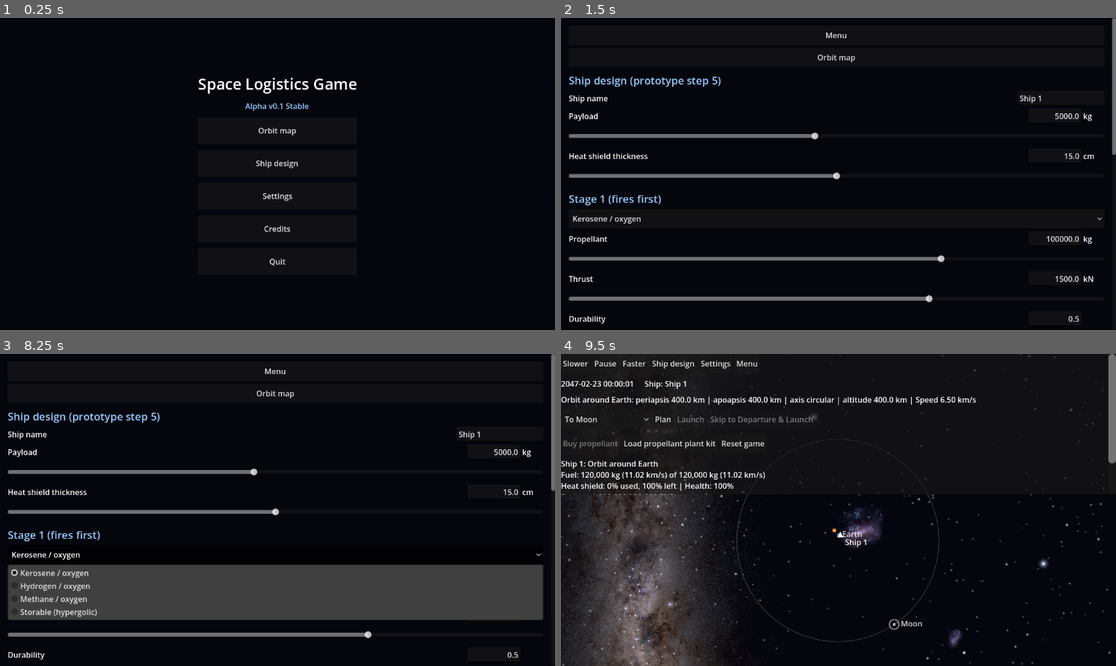
Above: before the commit, frames 1-4 (two rows, left to right).
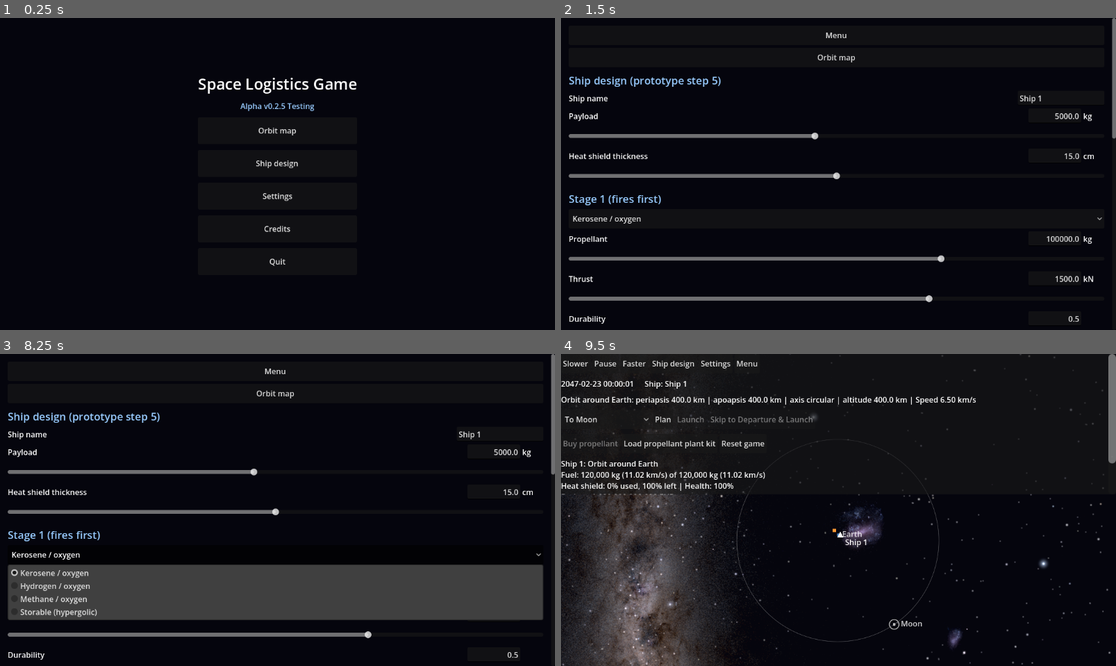
Above: after the commit, the same moments.

Repository: jonmakescars/asteroid-miner
Game: Godot game, scene res://menu.tscn
The game is run twice, just before and just after one commit, with the same random seed, the same clock (stepped at 60 frames per second) and the same inputs.
Inputs:
- Up to frame 1 (0.25 s): no input
- Up to frame 2 (1.5 s): click "Orbit map" at 0.5 s; click "Ship design" at 1.25 s
- Up to frame 3 (8.25 s): click "Menu" at 2 s; click "Ship design" at 2.75 s; click "Orbit map" at 3.5 s; click "Menu" at 4.25 s; click "Orbit map" at 5 s; click "Slower" at 5.75 s; click "Resume" at 6.5 s; click "Ship design" at 7.25 s; click "Kerosene / oxygen" at 8 s
- Up to frame 4 (9.5 s): click "Orbit map" at 8.75 s

The runs differ from the first frame. In frame 1, 0.2% of the frame differs, in the area x 43-57%, y 27-30%; in frame 2, less than 0.1%; in frame 3, less than 0.1%; in frame 4, nothing differs.

Commit message:
Alpha Version 0.2.5 - aerobraking error for higher orbits than moons fix.

Diff:
--- a/scripts/aero_braking.gd
+++ b/scripts/aero_braking.gd
@@ -324,6 +324,14 @@
 	aero["ctx"] = ctx
 	aero["h_min_km"] = float(atmosphere["min_periapsis_altitude_km"])
 	aero["h_max_km"] = interface_altitude_km(atmosphere) - 1.0
+	if float(plan["arrival_energy"]) <= -float(plan["gm_target"]) / (float(plan["rp_t"]) + float(plan["ra_t"])):
+		# B-037: the arrival orbit has less energy than the target orbit (for example from a moon up to a higher orbit round
+		# its planet): aerobraking only takes energy away, so there is nothing for it to do.
+		aero["n"] = 1
+		aero["h_km"] = maxf(find_altitude(ctx, 1, SEARCH_DT), float(aero["h_min_km"]))
+		center_band(aero, float(aero["h_km"]))
+		aero["message"] = "The target orbit has more energy than the orbit the ship arrives on, so aerobraking cannot help here and the capture is propulsive. You can still switch aerobraking on."
+		return
 	var suggestion := suggest(ctx)
 	if suggestion.is_empty():
 		aero["n"] = 1
@@ -331,7 +339,12 @@
 		center_band(aero, float(aero["h_km"]))
 		aero["message"] = "The shield cannot take the heat of aerobraking with the safe margin the planner keeps (%.0f%% of the remaining shield in reserve), so the capture is propulsive. You can still switch aerobraking on." % ((1.0 - HEAT_MARGIN) * 100.0)
 		return
+	var propulsive_dv := float(plan["dv_arrival"])   # (set by _use_propulsive_capture above)
 	apply(plan, true, int(suggestion["n"]), float(suggestion["h_km"]), true)
+	if bool(aero["enabled"]) and str(aero["outcome"]) == "ok" and float(plan["dv_arrival"]) >= propulsive_dv - 1.0e-6:
+		# B-037: suggested only when it is cheaper than the purely propulsive plan.
+		apply(plan, false, int(suggestion["n"]), float(suggestion["h_km"]), true)
+		aero["message"] = "Aerobraking would not save any propellant here, so the capture is propulsive. You can still switch aerobraking on."
 
 
 ## Centres the range of the periapsis slider on altitude h_km.
--- a/scripts/game_state.gd
+++ b/scripts/game_state.gd
@@ -191,6 +191,26 @@
 	while not cargo.is_empty() and cargo_mass_kg() > ship_payload_kg:
 		var type_id: String = cargo.pop_back()
 		budget_eur += float(facility_types[type_id]["kit"]["cost_eur"])
+
+
+## True for a body with a surface to lift off from (everything but the Sun).
+static func has_hard_surface(body_id: String) -> bool:
+	return bodies.has(body_id) and str(bodies[body_id]["type"]) != "star"
+
+
+## Gravity at the surface of a body (m/s2).
+static func surface_gravity_ms2(body_id: String) -> float:
+	return ShipCalc.surface_gravity_ms2(float(bodies[body_id]["gm_km3_s2"]), float(bodies[body_id]["radius_km"]))
+
+
+## Whether the ship can lift off from the surface of a body: its first stage must give a thrust-to-weight ratio of at least
+## ShipCalc.LIFTOFF_MIN_TWR there, at the ship's mass with the propellant it has now. (Nothing in the game departs from a
+## surface yet; the mission planner will use this when it does.)
+static func can_lift_off(body_id: String) -> bool:
+	if not has_hard_surface(body_id):
+		return false
+	var mass := dry_mass_kg() + maxf(ship_fuel_kg, 0.0)
+	return ShipCalc.liftoff_twr(ship_thrust_kn, mass, surface_gravity_ms2(body_id)) >= ShipCalc.LIFTOFF_MIN_TWR
 
 
 ## The mass of the ship without propellant: the empty ship plus the cargo it carries. This is the mass the
@@ -1025,10 +1045,15 @@
 	if leg["kind"] != "transfer":
 		return base
 	var total := base
+	if leg.has("planet_hyp") and frame_id == str(leg["planet_id"]):
+		return _planet_course(leg, jd)   # leaving a moon: in the view of its planet the course is the escape orbit of the planet
 	if str(leg.get("from_body", "")) == frame_id:
 		if leg.has("from_hyp"):
 			var from_hyp: Dictionary = leg["from_hyp"]
-			total = _blend_hyperbola(from_hyp, base, (jd - float(from_hyp["t0"])) * 86400.0)
+			var from_base := base
+			if leg.has("planet_hyp"):
+				from_base = _moon_far_course(leg, jd)   # leaving a moon: the far course is the escape orbit of the planet, seen from the moon
+			total = _blend_hyperbola(from_hyp, from_base, (jd - float(from_hyp["t0"])) * 86400.0)
 		else:
 			total += _faded(leg["from_offset"], base - (leg["from_ref"] as Vector2))
 	if leg.has("anc_offsets") and (leg["anc_offsets"] as Dictionary).has(frame_id):
@@ -1045,9 +1070,81 @@
 		else:
 			total += _faded(leg["to_offset"], base - (leg["to_ref"] as Vector2))
 		if leg.has("to_mirror"):   # B-015: mirrored about the capture axis so that the approach sweeps counter-clockwise
-			var axis := float(leg["to_mirror"])
-			total = (total.rotated(-axis) * Vector2(1.0, -1.0)).rotated(axis)
+			total = _mirrored(leg, total)
 	return total
+
+
+## Leaving a moon for a planet (B-035, B-008): the course round the moon's planet, relative to the planet: the escape
+## hyperbola that passes through the moon's place with the ship's velocity at the moment of the burn, which far away becomes
+## the transfer's own path (it starts at the planet's centre).
+static func _planet_course(leg: Dictionary, jd: float) -> Vector2:
+	var hyp: Dictionary = leg["planet_hyp"]
+	return _blend_hyperbola(hyp, _leg_rel(leg, str(leg["planet_id"]), jd), (jd - float(hyp["t0"])) * 86400.0)
+
+
+## The same course relative to the moon the ship leaves.
+static func _moon_far_course(leg: Dictionary, jd: float) -> Vector2:
+	return _planet_course(leg, jd) - body_rel(str(leg["from_body"]), jd)
+
+
+## A hyperbolic escape orbit round a body (gravity mu) that passes through the point (relative to the body) with the
+## given velocity direction, with the speed at infinity v_inf; the periapsis time is worked out from t_dep (B-030).
+static func _escape_hyperbola(mu: float, point: Vector2, velocity: Vector2, v_inf: float, t_dep: float) -> Dictionary:
+	var radius := point.length()
+	var v_h2 := v_inf * v_inf + 2.0 * mu / radius
+	var cos_gamma := clampf(point.cross(velocity) / maxf(radius * velocity.length(), 1.0e-12), 0.0001, 1.0)
+	var ang_mom := radius * sqrt(v_h2) * cos_gamma
+	var p_semi := ang_mom * ang_mom / mu
+	var e_h := sqrt(1.0 + v_inf * v_inf * ang_mom * ang_mom / (mu * mu))
+	var nu := acos(clampf((p_semi / radius - 1.0) / e_h, -1.0, 1.0))
+	if velocity.dot(point) < 0.0:
+		nu = -nu   # still on the way in: the periapsis is ahead
+	var hyp := _hyperbola(mu, p_semi / (1.0 + e_h), point.angle() - nu, v_inf)
+	var anomaly := acosh(maxf((radius / float(hyp["a"]) + 1.0) / float(hyp["e"]), 1.0))
+	var since_periapsis := (float(hyp["e"]) * sinh(anomaly) - anomaly) / float(hyp["n"])
+	hyp["t0"] = t_dep - signf(nu) * since_periapsis / 86400.0
+	return hyp
+
+
+## Gives a transfer that leaves a moon for a planet the two escape orbits of its patched-conic course (step 3b of version 0.2):
+## round the planet (planet_hyp, through the moon's place) and round the moon (from_hyp, from the ship's own orbit).
+static func _add_moon_escape_course(leg: Dictionary, a_plan: Dictionary, parked: Dictionary) -> void:
+	var escape: Dictionary = a_plan["moon_escape"]
+	var origin_id := str(a_plan["origin_id"])
+	var planet_id := str(bodies[origin_id]["parent"])
+	var t_dep := float(a_plan["t_dep"])
+	var moon_point := body_rel(origin_id, t_dep)
+	var dt := minf(1.0, 0.25 * float(a_plan["flight_days"]))
+	var planet_hyp := _escape_hyperbola(float(bodies[planet_id]["gm_km3_s2"]), moon_point,
+			Vector2(float(escape["vx"]), float(escape["vy"])), float(escape["v_inf_planet_kms"]), t_dep)
+	var far_step := _leg_rel(leg, planet_id, t_dep + dt) - _leg_rel(leg, planet_id, t_dep + 0.5 * dt)
+	planet_hyp["delta"] = _asymptote_angle(planet_hyp, false) - far_step.angle()
+	planet_hyp["shift"] = _asymptote_shift(planet_hyp, false)
+	planet_hyp["scale"] = moon_point.length()   # (the course has to be the hyperbola as far out as the moon's orbit)
+	leg["planet_id"] = planet_id
+	leg["planet_hyp"] = planet_hyp
+	# Round the moon: from the ship's place in its orbit, tangentially, with the speed at infinity relative to the moon.
+	var parked_segment: Dictionary = parked["segment"]
+	var departure_point: Vector2 = Kepler.position_at(parked_segment, t_dep)
+	var h_day := 0.001
+	var orbit_velocity := (Kepler.position_at(parked_segment, t_dep + h_day) - Kepler.position_at(parked_segment, t_dep - h_day)) \
+			/ (2.0 * h_day * 86400.0)
+	var moon_hyp := _escape_hyperbola(float(bodies[origin_id]["gm_km3_s2"]), departure_point, orbit_velocity,
+			float(escape["v_inf_moon_kms"]), t_dep)
+	var step_a := _moon_far_course(leg, t_dep + 0.025)
+	var step_b := _moon_far_course(leg, t_dep + 0.05)
+	moon_hyp["delta"] = _asymptote_angle(moon_hyp, false) - (step_b - step_a).angle()
+	moon_hyp["shift"] = _asymptote_shift(moon_hyp, false)
+	moon_hyp["scale"] = float(parked_segment["semi_major_axis_km"]) * (1.0 + float(parked_segment["eccentricity"]))
+	leg["from_hyp"] = moon_hyp
+
+
+## The approach course of a leg in the view of its target, mirrored about the capture axis when the leg has to_mirror (B-015).
+static func _mirrored(leg: Dictionary, position: Vector2) -> Vector2:
+	if not leg.has("to_mirror"):
+		return position
+	var axis := float(leg["to_mirror"])
+	return (position.rotated(-axis) * Vector2(1.0, -1.0)).rotated(axis)
 
 
 ## A hyperbolic escape or approach around a body: periapsis radius rp at the angle phi (the point where the
@@ -1178,6 +1275,8 @@
 					"ref": base_ancestor,
 				}
 			leg["anc_offsets"] = anc_offsets
+			if a_plan.has("moon_escape"):
+				_add_moon_escape_course(leg, a_plan, parked)
 	var captures: Array = a_plan.get("capture_legs", [])
 	var fly_aero: Dictionary = a_plan.get("aero", {})
 	if captures.is_empty() and str(a_plan.get("outcome", "ok")) == "flyby" and fly_aero.get("enabled", false) \
--- a/scripts/menu_view.gd
+++ b/scripts/menu_view.gd
@@ -2,7 +2,7 @@
 ## Start menu: opens the prototype screens.
 
 const MOBILE_UI_SCALE := 2.0
-const BUILD_LABEL := "Alpha v0.1 Stable"   # shown in the menu; update it with every new build
+const BUILD_LABEL := "Alpha v0.2.5 Testing"   # shown in the menu; update it with every new build
 const MENU_SCENE_PATH := "res://menu.tscn"
 const ENTRIES := [
 	["Orbit map", "res://main.tscn"],
--- a/scripts/mission_planner.gd
+++ b/scripts/mission_planner.gd
@@ -7,6 +7,8 @@
 const SYNODIC_SEARCH_DAYS := 2000.0   # search period for windows between planets
 const MAX_ORBIT_SEARCH_PERIODS := 40.0   # never search longer than this many orbits of the ship
 const ORBIT_SEARCH_PERIODS := 1.5     # for a ship in orbit around the origin: how many orbits to search
+const MOON_WINDOW_STEPS := 48         # departure times tried over one orbit of a moon when it leaves for a planet (B-035)
+const MOON_ESCAPE_CLEARANCE_KM := 300.0   # an escape orbit from a moon has to pass the planet at least this far above its surface
 const NEARLY_CIRCULAR := 0.05         # if periapsis and apoapsis differ by less than this share of the apoapsis, the axis is ignored
 const AXIS_TOLERANCE_DEG := 10.0      # a departure from an elliptical orbit may be this far off the periapsis direction
 
@@ -76,6 +78,7 @@
 	var dv_departure := 0.0
 	var dv_arrival := 0.0
 	var capture_phase_deg := 0.0
+	var moon_escape: Dictionary = {}   # the escape orbit from a moon to a planet (TransferPlanner.moon_escape), empty otherwise
 	var aimable := true   # arriving from outside the sphere of influence: the periapsis direction can be aimed
 
 	if target_parent == origin_id:
@@ -156,10 +159,42 @@
 		if transfer.is_empty():
 			return {"error": "No launch window found."}
 		var t_dep := float(transfer["t_dep"])
+		var planet_gm := float(bodies[planet_id]["gm_km3_s2"])
+		var moon_fn := func(t: float) -> Vector2: return GameState.body_rel(origin_id, t)
 		var planet_velocity := TransferPlanner.velocity_kms(planet_fn, t_dep)
 		var moon_orbit_radius := GameState.body_rel(origin_id, t_dep).length()
-		dv_departure = TransferPlanner.departure_dv_from_moon(transfer, planet_velocity,
-				float(bodies[planet_id]["gm_km3_s2"]), moon_orbit_radius, origin_gm, origin_orbit_radius)
+		# The old estimate (the best direction, whatever the phase of the moon) is the fallback.
+		dv_departure = TransferPlanner.departure_dv_from_moon(transfer, planet_velocity, planet_gm, moon_orbit_radius, origin_gm, origin_orbit_radius)
+		# Patched conics (B-008, B-035): the ship has to leave on an escape orbit of the planet that passes through the moon's
+		# place, so the burn depends on where the moon is. The moon is in the right place for one stretch of every orbit of
+		# the moon: the departure is searched over one orbit of the moon around the best time of the transfer.
+		var moon_period := _period_days(origin_id)
+		var first := t_dep
+		var last := t_dep
+		if fixed_departure < 0.0:
+			first = maxf(t_start, t_dep - 0.5 * moon_period)
+			last = first + moon_period
+		var best_escape := {}
+		var best_transfer: Dictionary = {}
+		var candidates := 1 if fixed_departure >= 0.0 else MOON_WINDOW_STEPS + 1
+		for k in candidates:
+			var t_try := first + (last - first) * float(k) / float(MOON_WINDOW_STEPS)
+			var try_transfer := transfer
+			if fixed_departure < 0.0:
+				try_transfer = _transfer(sun_gm, planet_fn, target_fn, t_start, SYNODIC_SEARCH_DAYS, 1.0, t_try)
+				if try_transfer.is_empty():
+					continue
+			var escape := TransferPlanner.moon_escape(TransferPlanner.departure_velocity(try_transfer),
+					TransferPlanner.velocity_kms(planet_fn, float(try_transfer["t_dep"])), planet_gm,
+					moon_fn.call(float(try_transfer["t_dep"])), TransferPlanner.velocity_kms(moon_fn, float(try_transfer["t_dep"])),
+					origin_gm, origin_orbit_radius, float(bodies[planet_id]["radius_km"]) + MOON_ESCAPE_CLEARANCE_KM)
+			if not escape.is_empty() and (best_escape.is_empty() or float(escape["dv_kms"]) < float(best_escape["dv_kms"])):
+				best_escape = escape
+				best_transfer = try_transfer
+		if not best_escape.is_empty():
+			transfer = best_transfer
+			dv_departure = float(best_escape["dv_kms"])
+			moon_escape = best_escape
 		var v_inf := float(TransferPlanner.arrival_dv(transfer, target_fn, target_gm, capture_radius)["v_inf_kms"])
 		arrival_energy = 0.5 * v_inf * v_inf
 
@@ -197,6 +232,8 @@
 		"gm_target": target_gm,
 		"dv_capture": dv_arrival,
 	}
+	if not moon_escape.is_empty():
+		plan["moon_escape"] = moon_escape
 	if quick:
 		plan["dv_arrival"] = float(plan["dv_arrival"]) + AeroBraking.axis_turn_dv(plan)   # (what aiming cannot turn)
 		plan["aero"] ={"available": false, "enabled": false, "outcome": "ok", "message": ""}
--- a/scripts/orbit_view.gd
+++ b/scripts/orbit_view.gd
@@ -25,6 +25,7 @@
 const RING_RADIUS_PX := 10.0
 const RING_BELOW_PX := 2.0         # a body whose true radius is smaller than this many pixels gets a ring around it
 const ORBIT_SAMPLES := 160
+const TRANSFER_PATH_POINTS := 240   # points of the planned transfer course in the view of its own body
 # Orbit lines fade in with the size of the view of their body on the screen (radius of the view in pixels, zooming
 # out) and out when the view is many times bigger than the screen (in half-screens, zooming in). 10bk: 16-60 px and 1.6-5.
 ## Atmospheric halo layers (atmo_day / atmo_twilight): turn them if the pack draws the Sun on another side than the right.
@@ -1568,9 +1569,16 @@
 	# Planned transfer path, drawn when the transfer happens around the body at the centre of the view.
 	if not plan.is_empty() and plan["frame"] == frame_id:
 		var path := PackedVector2Array()
-		for i in 81:
-			var t := float(plan["t_dep"]) + float(plan["flight_days"]) * float(i) / 80.0
-			path.append(_to_screen(Kepler.position_at(plan["transfer_segment"], t), centre, px_per_km))
+		# The course the ship flies (B-036): the departure and the approach are stretched into the local courses, as for
+		# the ship (GameState.leg_rel_with_offsets). The points are closer together near both ends, where the course bends.
+		var transfer_leg := GameState.plan_transfer_leg(plan)
+		var points := TRANSFER_PATH_POINTS
+		for i in points + 1:
+			var along := 0.5 - 0.5 * cos(PI * float(i) / float(points))
+			var t := float(plan["t_dep"]) + float(plan["flight_days"]) * along
+			var position_km: Vector2 = Kepler.position_at(plan["transfer_segment"], t) if transfer_leg.is_empty() \
+					else GameState.leg_rel_with_offsets(transfer_leg, frame_id, t)
+			path.append(_to_screen(position_km, centre, px_per_km))
 		draw_polyline(path, _fade(_course(0.9)), _lw(1.5), true)
 	_draw_local_route(frame_id, centre, px_per_km)
 	_draw_body(frame_id, centre, px_per_km)
--- a/scripts/ship_calc.gd
+++ b/scripts/ship_calc.gd
@@ -47,3 +47,24 @@
 	for result in results:
 		total_dv += float(result["dv_ms"])
 	return {"stages": results, "total_dv_ms": total_dv, "total_mass_kg": mass_above}
+
+
+## Minimum net acceleration for a lift-off, in units of the local surface gravity: 1 g to overcome gravity plus 0.5 g on top
+## of it, so a ship needs a thrust-to-weight ratio of at least 1.5 at lift-off (0.5 g is 4.9 m/s2 on Earth). The atmosphere
+## is ignored and lifting bodies or wings get no bonus.
+const LIFTOFF_MIN_TWR := 1.5
+
+
+## Gravity at the surface of a body in m/s2 from its GM (km3/s2) and radius (km).
+static func surface_gravity_ms2(gm_km3_s2: float, radius_km: float) -> float:
+	return gm_km3_s2 / (radius_km * radius_km) * 1000.0
+
+
+## Thrust-to-weight ratio of a ship at lift-off: thrust (kN) against its weight (mass in kg) in the surface gravity (m/s2).
+static func liftoff_twr(thrust_kn: float, mass_kg: float, gravity_ms2: float) -> float:
+	return thrust_kn * 1000.0 / (mass_kg * gravity_ms2)
+
+
+## The least thrust (kN) that lifts a ship of this mass off a surface with this gravity.
+static func liftoff_min_thrust_kn(mass_kg: float, gravity_ms2: float) -> float:
+	return LIFTOFF_MIN_TWR * mass_kg * gravity_ms2 / 1000.0
--- a/scripts/ship_design_view.gd
+++ b/scripts/ship_design_view.gd
@@ -309,6 +309,20 @@
 		if accel / ShipCalc.G0 > float(rules["warn_start_accel_above_g"]):
 			lines.append("   Warning: acceleration above %s g, dangerous for crew" % str(rules["warn_start_accel_above_g"]))
 	lines.append("")
+	lines.append("Lift-off from a surface (first stage, full mass, thrust-to-weight %s needed; the atmosphere is ignored):" % _num(ShipCalc.LIFTOFF_MIN_TWR))
+	GameState.load_data()
+	var liftoff_mass := float(analysis["total_mass_kg"])
+	var liftoff_thrust := float(stages[0]["thrust_kn"]) if not stages.is_empty() else 0.0
+	for body_id in GameState.bodies:
+		if not GameState.has_hard_surface(body_id):
+			continue
+		var gravity := GameState.surface_gravity_ms2(body_id)
+		var twr := ShipCalc.liftoff_twr(liftoff_thrust, liftoff_mass, gravity)
+		lines.append("   %s (%s g): thrust-to-weight %s, %s (needs %s %s)" % [
+				GameState.bodies[body_id]["name"], _num(gravity / ShipCalc.G0), _num(twr),
+				"can lift off" if twr >= ShipCalc.LIFTOFF_MIN_TWR else "too little thrust",
+				_num(UnitFormat.to_display("kN", ShipCalc.liftoff_min_thrust_kn(liftoff_mass, gravity))), UnitFormat.display_unit("kN")])
+	lines.append("")
 	lines.append("For comparison (approximate, from Earth orbit):")
 	for reference in REFERENCE_DV:
 		lines.append("   %s: %s %s" % [reference[0], _num(UnitFormat.speed_kms(float(reference[1]))), speed_unit])
--- a/scripts/transfer_planner.gd
+++ b/scripts/transfer_planner.gd
@@ -103,6 +103,9 @@
 	var r2 := capture_radius_km
 	var a := 0.5 * (r1 + r2)
 	var flight_days := PI * sqrt(a * a * a / gm) / SECONDS_PER_DAY
+	# Going down (r2 < r1) the ship starts at the apoapsis of the transfer ellipse, going up (r2 > r1) at its periapsis
+	# (B-039: the ellipse of a moon leaving for a higher orbit round its planet started at the wrong end).
+	var going_up := r2 > r1
 	return {
 		"gm": gm,
 		"t_dep": t_dep,
@@ -112,8 +115,8 @@
 		"r2": r2,
 		"a": a,
 		"e": absf(r2 - r1) / (r1 + r2),
-		"peri_longitude": origin.angle() + PI,
-		"mean_anomaly_start_deg": 180.0,
+		"peri_longitude": origin.angle() if going_up else origin.angle() + PI,
+		"mean_anomaly_start_deg": 0.0 if going_up else 180.0,
 		"origin": origin,
 		"target_pos": Vector2.from_angle(origin.angle() + PI) * r2,
 		"angle_error": 0.0,
@@ -288,6 +291,78 @@
 	return sqrt(v_inf_moon * v_inf_moon + 2.0 * v_circular * v_circular) - v_circular
 
 
+## The direction (radians, minus the wanted one) in which the outgoing asymptote of the escape orbit points, for a ship that
+## leaves the position moon_pos (relative to the planet) with the speed v_required at the angle psi from the radius (counter-clockwise).
+static func _asymptote_error(psi: float, moon_pos: Vector2, v_required: float, planet_gm: float, wanted: float) -> float:
+	var radius_hat := moon_pos.normalized()
+	var velocity := (radius_hat * cos(psi) + radius_hat.rotated(PI / 2.0) * sin(psi)) * v_required
+	var ecc_vector := (moon_pos * (v_required * v_required - planet_gm / moon_pos.length()) - velocity * moon_pos.dot(velocity)) / planet_gm
+	var ecc := ecc_vector.length()
+	if ecc <= 1.0:
+		return 0.0
+	return wrapf(ecc_vector.angle() + acos(-1.0 / ecc) - wanted, -PI, PI)
+
+
+## Leaving a moon for a transfer around the Sun, as patched conics (B-008, B-035): the transfer starts at the centre of the
+## planet with the velocity v_dep (km/s, around the Sun), so relative to the planet the ship needs the excess speed
+## v_dep - planet_velocity, and it has to be on an escape orbit of the planet that passes through the moon's place with that
+## excess speed and direction. Of the escape orbits that do (counter-clockwise, outward bound), the one that needs the
+## least burn from the circular parking orbit round the moon (the excess speed relative to the moon is the speed of the
+## escape orbit at the moon minus the moon's own velocity) is used. moon_pos and moon_velocity are relative to the planet.
+## Returns {"dv_kms", "v_inf_moon_kms", "axis_deg"}, empty if no such orbit exists with the moon where it is.
+static func moon_escape(v_dep: Vector2, planet_velocity: Vector2, planet_gm: float, moon_pos: Vector2, moon_velocity: Vector2,
+		moon_gm: float, parking_radius_km: float, min_periapsis_km := 0.0) -> Dictionary:
+	var v_inf_vector := v_dep - planet_velocity
+	var v_inf := v_inf_vector.length()
+	var radius := moon_pos.length()
+	if v_inf < 1.0e-6 or radius < 1.0:
+		return {}
+	var wanted := v_inf_vector.angle()
+	var v_required := sqrt(v_inf * v_inf + 2.0 * planet_gm / radius)
+	var steps := 90
+	var psi_max := PI / 2.0
+	var best := {}
+	var previous_psi := 0.01
+	var previous_error := _asymptote_error(previous_psi, moon_pos, v_required, planet_gm, wanted)
+	for i in range(1, steps + 1):
+		var psi := lerpf(0.01, psi_max, float(i) / float(steps))
+		var error := _asymptote_error(psi, moon_pos, v_required, planet_gm, wanted)
+		if previous_error * error <= 0.0 and absf(previous_error - error) < 1.0:   # a crossing (not the jump at +-180 degrees)
+			var low := previous_psi
+			var high := psi
+			var low_error := previous_error
+			for _k in 40:
+				var mid := 0.5 * (low + high)
+				var mid_error := _asymptote_error(mid, moon_pos, v_required, planet_gm, wanted)
+				if low_error * mid_error <= 0.0:
+					high = mid
+				else:
+					low = mid
+					low_error = mid_error
+			var root := 0.5 * (low + high)
+			var radius_hat := moon_pos.normalized()
+			var velocity := (radius_hat * cos(root) + radius_hat.rotated(PI / 2.0) * sin(root)) * v_required
+			# The escape orbit must not run through the planet: its periapsis has to be above min_periapsis_km (B-035).
+			var ang_mom := radius * v_required * sin(root)
+			var ecc_planet := sqrt(1.0 + v_inf * v_inf * ang_mom * ang_mom / (planet_gm * planet_gm))
+			if ang_mom * ang_mom / planet_gm / (1.0 + ecc_planet) < min_periapsis_km:
+				previous_psi = psi
+				previous_error = error
+				continue
+			var relative := velocity - moon_velocity
+			var v_inf_moon := relative.length()
+			var v_circular := sqrt(moon_gm / parking_radius_km)
+			var dv := sqrt(v_inf_moon * v_inf_moon + 2.0 * v_circular * v_circular) - v_circular
+			if best.is_empty() or dv < float(best["dv_kms"]):
+				var ecc_moon := 1.0 + parking_radius_km * v_inf_moon * v_inf_moon / moon_gm
+				best = {"dv_kms": dv, "v_inf_moon_kms": v_inf_moon, "v_inf_planet_kms": v_inf,
+						"vx": velocity.x, "vy": velocity.y,   # the ship's velocity round the planet at the moon's place
+						"axis_deg": rad_to_deg(relative.angle() - acos(-1.0 / ecc_moon))}
+		previous_psi = psi
+		previous_error = error
+	return best
+
+
 ## Capture burn into a circular orbit around the target. Returns {"v_inf_kms", "dv_kms"}.
 static func arrival_dv(transfer: Dictionary, target_fn: Callable, target_gm: float, capture_radius_km: float) -> Dictionary:
 	var ship_velocity := arrival_velocity(transfer)
Not shown, changed: data/DATA_NOTES.md
Not shown, removed: v0.1-stable-complete.zip
Not shown, added: v0.2.5-complete.zip
